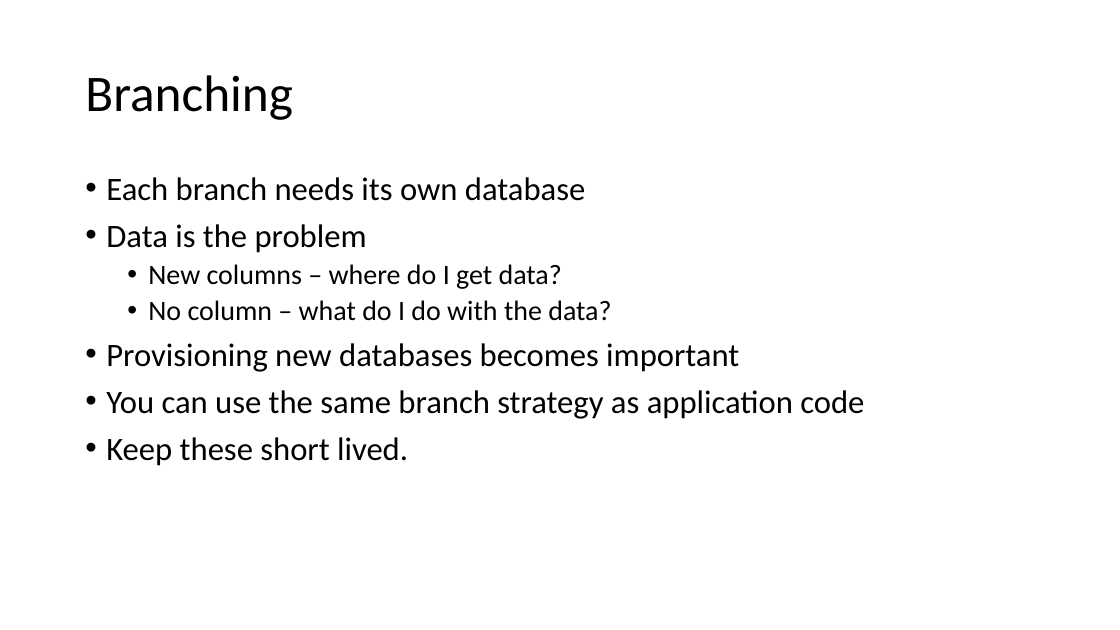
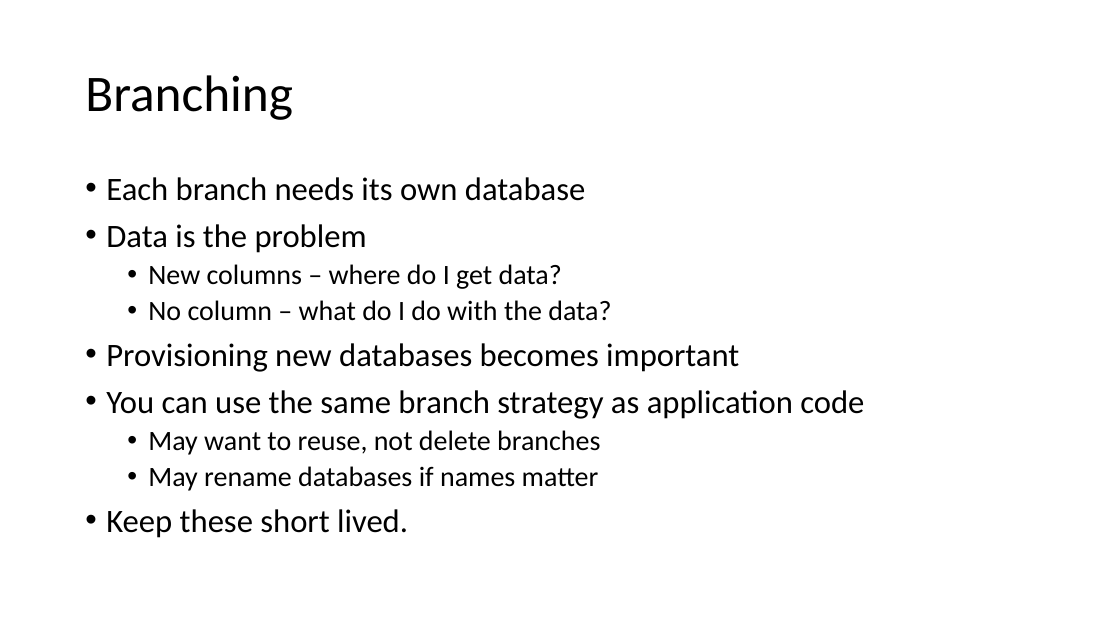
Before and after one commit to way0utwest/DatabaseDevOpsMS, a slide deck: slide 10 of Section 4 - Advanced Topics/4.0DatabaseDevOps.pptx. Drawn at 1120x630 pixels with LibreOffice and Linux fonts; fonts in the diff are those of the drawing. Boxes give left, top, right and bottom in pixels: in the first picture for what was removed or moved away, otherwise in the second. Text is boxed around its words. In the diff, an @@ line names an element or a change of style, - is before the commit and + after.

```diff
--- a/Section 4 - Advanced Topics/4.0DatabaseDevOps.pptx
+++ b/Section 4 - Advanced Topics/4.0DatabaseDevOps.pptx
@@ text at <box>148,430,600,491</box>: paragraphs added @@
+  • May want to reuse, not delete branches
+  • May rename databases if names matter
```
Also in this commit, not shown: 6 other slides changed, 2 slides added, 6 other files.
